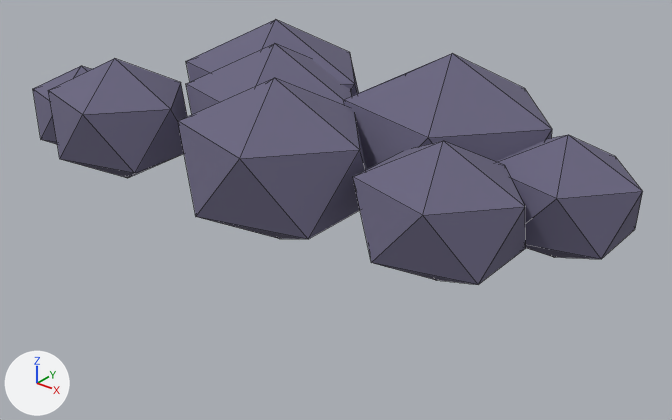
A saved change to the glTF model game/assets/models/storm_cloud.glb.
Camera for both pictures: a camera (50 mm lens) standing at (52.1, -61.0, 34.6) and looking at (1.5, 2.2, -4.5). The axes (+X, +Y, +Z) are drawn at lower left. The lights are the same throughout. The older version comes first. Mesh edges are drawn as thin lines. Vertices at exactly the same position are counted once.

In view in the first picture: 'StormCloud'.
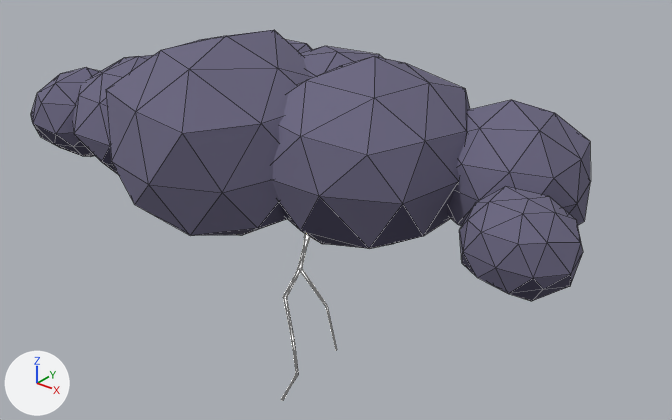
Pixel boxes [x1, y1, x2, y2] of what changed, in the pictures (672 x 420 px):
'StormCloud', reshaped (8% narrower)
    before: [33, 19, 643, 285]
    after: [31, 30, 591, 301]
'BOLT_Lightning', added
    after: [281, 234, 336, 400]
part 1 of me_stormcloud, rebuilt
    before: [33, 66, 91, 144]
    after: [31, 67, 100, 157]
part 2 of me_stormcloud, rebuilt (mostly hidden afterwards)
    before: [186, 43, 352, 114]
    after: [286, 40, 312, 53]
part 3 of me_stormcloud, rebuilt
    before: [48, 58, 187, 178]
    after: [72, 55, 153, 174]
part 4 of me_stormcloud, rebuilt
    before: [343, 53, 552, 169]
    after: [447, 100, 591, 226]
part 5 of me_stormcloud, added
    after: [106, 30, 311, 236]
part 6 of me_stormcloud, added
    after: [300, 46, 383, 78]
part 7 of me_stormcloud, added
    after: [272, 56, 470, 248]
part 8 of me_stormcloud, added
    after: [459, 186, 583, 301]
part 9 of me_stormcloud, deleted
    before: [178, 19, 643, 285]

The change, as a list of edits to the scene's bpy script:
```text
Add mat_storm_dark:
    mat_storm_dark = principled_material('storm_dark')
    mat_storm_dark.base_color = (0.0704, 0.063, 0.117)  # dark blue #4b4760
    mat_storm_dark.roughness = 1.0
Add mat_bolt:
    mat_bolt = principled_material('bolt')
    mat_bolt.base_color = (1.0, 0.905, 0.479)  # beige #fff4b8
    mat_bolt.roughness = 0.2
    mat_bolt.emission_color = (1.0, 0.905, 0.479)  # beige #fff4b8
    mat_bolt.emission_strength = 8.0
Change me_stormcloud:
    used by ob_stormcloud; location = (0.0, 0.0, 0.0)
    remove me_stormcloud.from_pydata(...)  # 96 vertices, 160 faces; spans x -29.8..30.0, y -13.7..13.4, z -4.4..12.1
    add me_stormcloud.from_pydata(...)  # 336 vertices, 640 faces; spans x -30.4..28.9, y -16.1..13.8, z -3.5..12.9
    me_stormcloud part 1: the loose piece of 12 vertices spanning x -29.8..-18.3, y -11.2..-1.9, z -2.6..7.0 is rebuilt with 42 vertices and now spans x -30.4..-19.2, y -11.5..-0.4, z -3.1..6.5
    me_stormcloud part 2: the loose piece of 12 vertices spanning x -13.5..4.7, y -6.7..8.0, z -4.1..11.2 is rebuilt with 42 vertices and now spans x -17.1..1.6, y -7.7..11.0, z -3.4..10.4
    me_stormcloud part 3: the loose piece of 12 vertices spanning x -25.2..-10.4, y -13.1..-1.2, z -3.3..9.1 is rebuilt with 42 vertices and now spans x -24.8..-11.4, y -11.6..2.4, z -3.3..8.5
    me_stormcloud part 4: the loose piece of 12 vertices spanning x 1.8..21.4, y -2.5..13.4, z -4.4..12.1 is rebuilt with 42 vertices and now spans x 10.2..24.9, y -1.2..13.3, z -3.4..8.9
    me_stormcloud part 5: a new loose piece of 42 vertices spanning x -16.9..6.0, y -16.1..7.0, z -3.5..12.9
    me_stormcloud part 6: a new loose piece of 42 vertices spanning x -8.8..9.3, y -6.3..13.8, z -3.4..10.5
    me_stormcloud part 7: a new loose piece of 42 vertices spanning x -3.5..16.5, y -9.9..10.9, z -3.5..12.2
    me_stormcloud part 8: a new loose piece of 42 vertices spanning x 18.9..28.9, y -7.9..1.6, z -2.7..5.3
    me_stormcloud part 9
    48 vertices are removed from x -17.9..30.0, y -13.7..12.8, z -4.3..11.9
    80 faces are deleted
    add me_stormcloud.materials.append(mat_storm_dark)  # dark blue #4b4760
Add me_bolt_lightning:
    me_bolt_lightning.from_pydata(...)  # 40 vertices, 72 faces; spans x -4.2..2.8, y -0.6..1.1, z -28.2..-3.0
    me_bolt_lightning.materials.append(mat_bolt)  # beige #fff4b8, glowing beige #fff4b8
Add ob_bolt_lightning:
    ob_bolt_lightning = bpy.data.objects.new('BOLT_Lightning', me_bolt_lightning)
    ob_bolt_lightning.location = (0.0, 0.0, 0.0)
```
